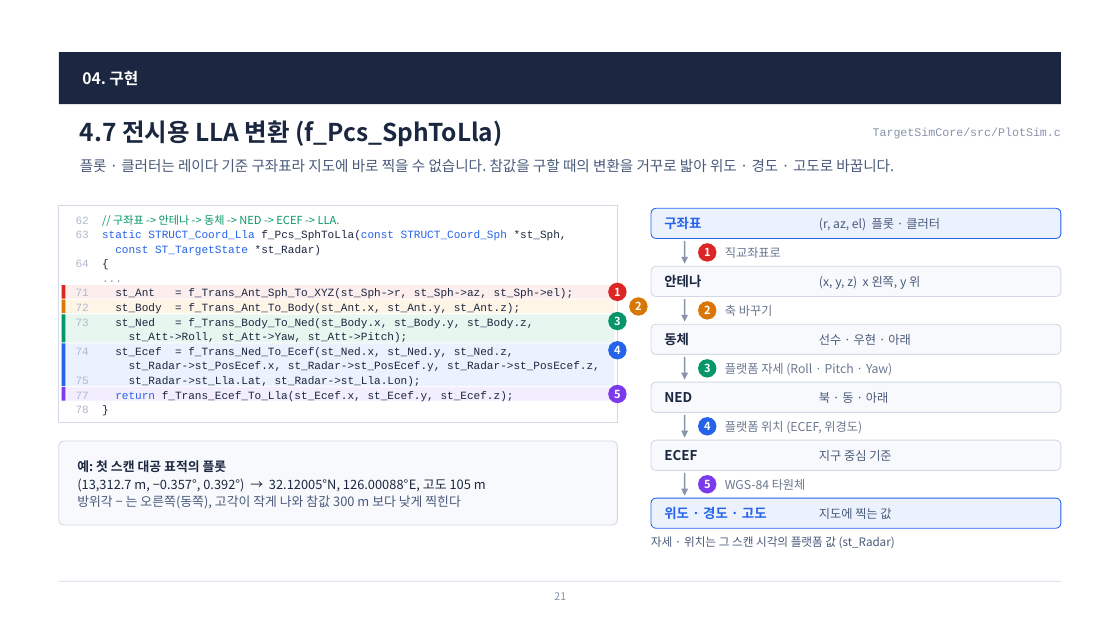
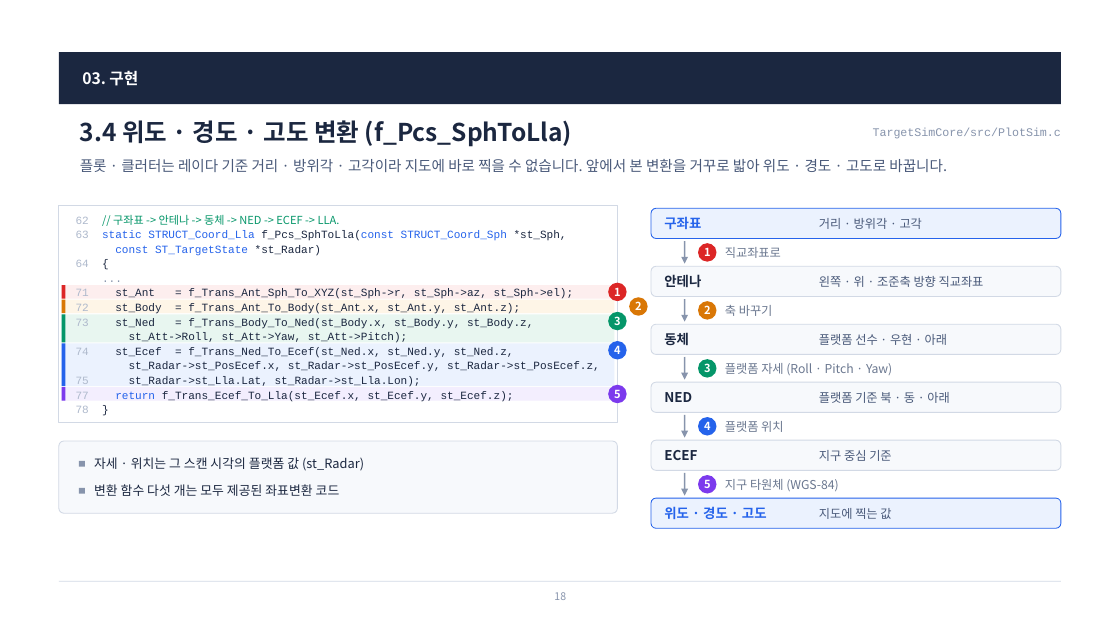
Before and after one commit to harley-hwan/radar-sw-study, a slide deck: slide 18 of Part4_Plot_Clutter_Sim/ref/산출물/Chapter4_PlotClutterSim.pptx (slide 21 before the commit). Drawn at 1120x630 pixels with LibreOffice and Linux fonts; fonts in the diff are those of the drawing. Boxes give left, top, right and bottom in pixels: in the first picture for what was removed or moved away, otherwise in the second. Text is boxed around its words. In the diff, an @@ line names an element or a change of style, - is before the commit and + after.

```diff
--- a/Part4_Plot_Clutter_Sim/ref/산출물/Chapter4_PlotClutterSim.pptx
+++ b/Part4_Plot_Clutter_Sim/ref/산출물/Chapter4_PlotClutterSim.pptx
@@ text at box(82, 70, 138, 86): text changed @@
-04. 구현
+03. 구현
@@ title at box(80, 120, 572, 147): text changed @@
-4.7 전시용 LLA 변환 (f_Pcs_SphToLla)
+3.4 위도 · 경도 · 고도 변환 (f_Pcs_SphToLla)
@@ text at box(80, 159, 947, 172): text changed @@
-플롯 · 클러터는 레이다 기준 구좌표라 지도에 바로 찍을 수 없습니다. 참값을 구할 때의 변환을 거꾸로 밟아 위도 · 경도 · 고도로 바꿉니다.
+플롯 · 클러터는 레이다 기준 거리 · 방위각 · 고각이라 지도에 바로 찍을 수 없습니다. 앞에서 본 변환을 거꾸로 밟아 위도 · 경도 · 고도로 바꿉니다.
@@ text at box(819, 218, 922, 229): text changed @@
-(r, az, el) 플롯 · 클러터
+거리 · 방위각 · 고각
@@ text at box(819, 276, 984, 287): text changed @@
-(x, y, z) x 왼쪽, y 위
+왼쪽 · 위 · 조준축 방향 직교좌표
@@ text at box(819, 334, 947, 345): text changed @@
-선수 · 우현 · 아래
+플랫폼 선수 · 우현 · 아래
@@ text at box(819, 392, 949, 403): text changed @@
-북 · 동 · 아래
+플랫폼 기준 북 · 동 · 아래
@@ rounded rectangle: place and size @@
-rounded rectangle at box(59, 441, 618, 525)
+rounded rectangle at box(59, 441, 618, 513)
@@ rounded rectangle at box(59, 441, 618, 513): proportions changed @@
@@ text at box(725, 421, 783, 432): text changed @@
-플랫폼 위치 (ECEF, 위경도)
+플랫폼 위치
@@ text removed at box(77, 460, 486, 509) @@
-예: 첫 스캔 대공 표적의 플롯
-(13,312.7 m, −0.357°, 0.392°) → 32.12005°N, 126.00088°E, 고도 105 m
-방위각 − 는 오른쪽(동쪽), 고각이 작게 나와 참값 300 m 보다 낮게 찍힌다
@@ rectangle added at box(79, 461, 85, 467), fill #8794AC @@
@@ text "자세 · 위치는 그 스캔 ...": place and size @@
-text "자세 · 위치는 그 스캔 ..." at box(651, 536, 895, 548)
+text "자세 · 위치는 그 스캔 ..." at box(94, 457, 364, 471)
@@ text "자세 · 위치는 그 스캔 ..." at box(94, 457, 364, 471): size 10 to 11 pt, text colour #4A5A7A to #1B2740; line spacing 1 to 1.05 @@
@@ text at box(725, 479, 838, 491): text changed @@
-WGS-84 타원체
+지구 타원체 (WGS-84)
@@ rectangle added at box(79, 488, 85, 494), fill #8794AC @@
@@ text added at box(94, 484, 340, 496), 11 pt, text #1B2740 @@
+변환 함수 다섯 개는 모두 제공된 좌표변환 코드
@@ page number at box(554, 592, 566, 600): text changed @@
-21
+18
```
Also in this commit, not shown: 11 other slides changed, 10 slides added, 15 slides removed, 9 other files.
